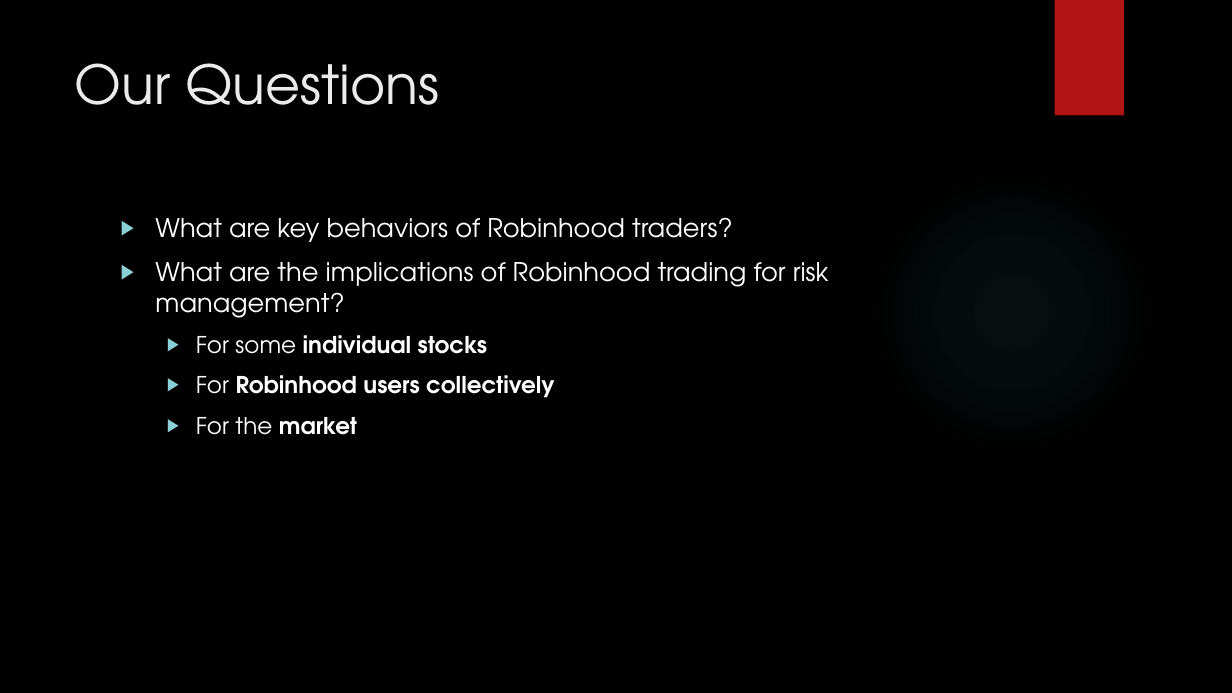
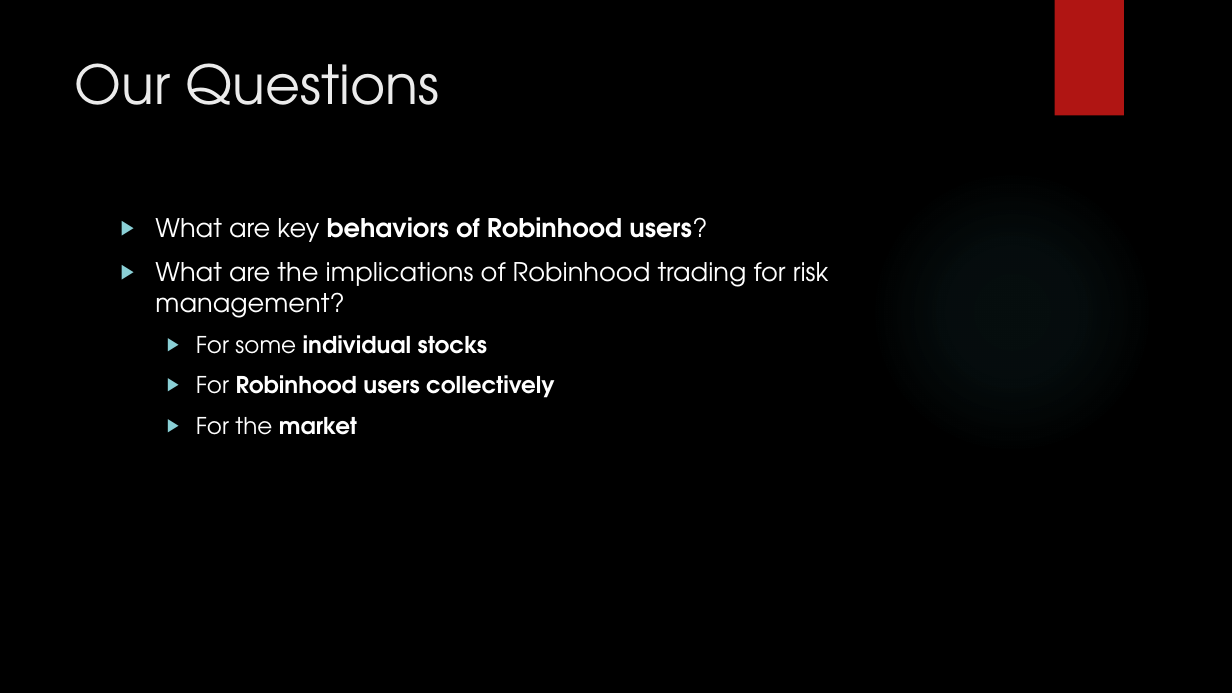
Before and after one commit to GabCaz/robinhoodMarket, a slide deck: slide 6 of presentation_material/Robinhood_Project.pptx. Drawn at 1232x693 pixels with LibreOffice and Linux fonts; fonts in the diff are those of the drawing; background and template pictures are left out. Boxes give left, top, right and bottom in pixels: in the first picture for what was removed or moved away, otherwise in the second. Text is boxed around its words. In the diff, an @@ line names an element or a change of style, - is before the commit and + after.

```diff
--- a/presentation_material/Robinhood_Project.pptx
+++ b/presentation_material/Robinhood_Project.pptx
@@ text at [155, 217, 707, 242]: text changed; bold on @@
-▶ What are key behaviors of Robinhood traders?
+▶ What are key behaviors of Robinhood users?
```
Also in this commit, not shown: 5 other slides changed, 2 other files.
